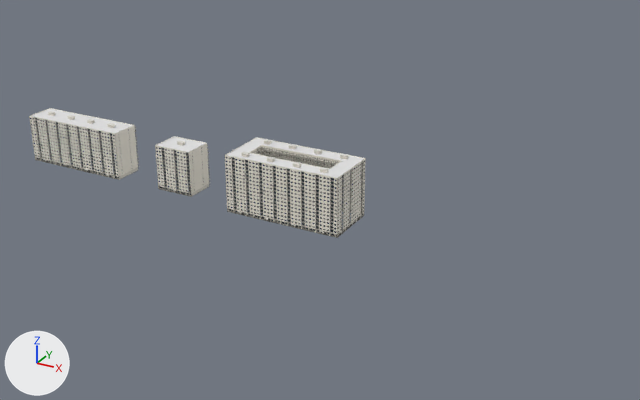
One commit to the Blender file art/midrise-families/slab.blend: the scene before it, then after it.
The view is the same before and after, from a 50 mm lens placed at (696.0, -508.0, 343.0), pointed at (333.0, 152.0, 13.0). Every picture has the same lights, and +X, +Y and +Z are marked at lower left. The picture after the commit comes second.

In view in the first picture: 'courtyard-face', 'courtyard-flank', 'slab-ring'.
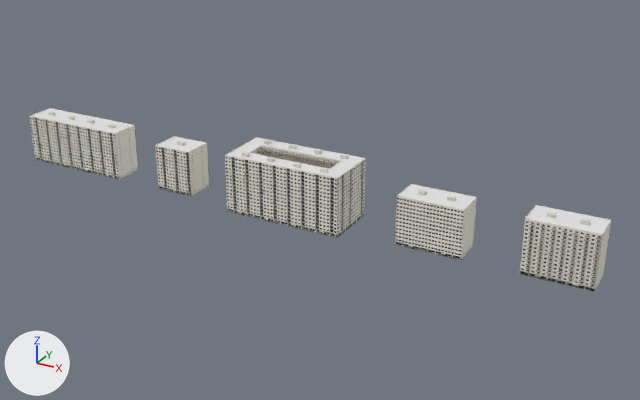
The change, as JSON lines over the scene's bpy script:
```json
{"op": "add", "block": "me_balconies_shops", "code": ["me_balconies_shops = bpy.data.meshes.new('balconies-shops')", "me_balconies_shops.from_pydata(...)  # 15400 vertices, 10298 faces; spans x 532.0..592.0, y 123.8..156.8, z 0.0..52.2", "# faces by material slot: [24, 234, 440, 186, 636, 5748, 3024, 6]", "me_balconies_shops.materials.append(mat_plinth_slab)  # grey #6f6e69", "me_balconies_shops.materials.append(mat_wall_end_slab_concrete_wall_004)  # its picture is missing", "me_balconies_shops.materials.append(mat_glass_slab)  # dark blue #33404a", "me_balconies_shops.materials.append(mat_door_slab)  # dark grey #3a3d3f", "me_balconies_shops.materials.append(mat_spandrel_slab)  # grey #a9a49a", "me_balconies_shops.materials.append(mat_wall_slab_preconcrete_wall_001)  # its picture is missing", "me_balconies_shops.materials.append(mat_trim_slab)  # light grey #deddd6", "me_balconies_shops.materials.append(mat_membrane_slab_bitumen)  # its picture is missing"]}
{"op": "add", "block": "me_windows_no_galleries", "code": ["me_windows_no_galleries = bpy.data.meshes.new('windows-no-galleries')", "me_windows_no_galleries.from_pydata(...)  # 12712 vertices, 8350 faces; spans x 422.0..482.0, y 123.8..156.2, z 0.0..48.7", "# faces by material slot: [24, 324, 588, 4, 12, 4308, 3084, 6]", "me_windows_no_galleries.materials.append(mat_plinth_slab)  # grey #6f6e69", "me_windows_no_galleries.materials.append(mat_wall_end_slab_concrete_wall_004)  # its picture is missing", "me_windows_no_galleries.materials.append(mat_glass_slab)  # dark blue #33404a", "me_windows_no_galleries.materials.append(mat_door_slab)  # dark grey #3a3d3f", "me_windows_no_galleries.materials.append(mat_spandrel_slab)  # grey #a9a49a", "me_windows_no_galleries.materials.append(mat_wall_slab_preconcrete_wall_001)  # its picture is missing", "me_windows_no_galleries.materials.append(mat_trim_slab)  # light grey #deddd6", "me_windows_no_galleries.materials.append(mat_membrane_slab_bitumen)  # its picture is missing"]}
{"op": "add", "block": "ob_balconies_shops", "code": ["ob_balconies_shops = bpy.data.objects.new('balconies-shops', me_balconies_shops)", "ob_balconies_shops.location = (0.0, 0.0, 0.0)"]}
{"op": "add", "block": "ob_windows_no_galleries", "code": ["ob_windows_no_galleries = bpy.data.objects.new('windows-no-galleries', me_windows_no_galleries)", "ob_windows_no_galleries.location = (0.0, 0.0, 0.0)"]}
```

Changed parts and their boxes (x1, y1, x2, y2) in the pictures (640 x 400 px):
```json
{"object": "balconies-shops", "change": "added", "after": [519, 205, 611, 292], "faces in mat_wall_slab_preconcrete_wall_001 (its picture is missing)": [519, 205, 611, 292], "faces in mat_membrane_slab_bitumen (its picture is missing)": [526, 206, 610, 234], "faces in mat_glass_slab (dark blue #33404a)": [520, 221, 601, 290], "faces in mat_spandrel_slab (grey #a9a49a)": [522, 224, 611, 289], "faces in mat_trim_slab (light grey #deddd6)": [523, 205, 610, 289]}
{"object": "windows-no-galleries", "change": "added", "after": [395, 184, 477, 260], "faces in mat_wall_slab_preconcrete_wall_001 (its picture is missing)": [395, 184, 477, 260], "faces in mat_glass_slab (dark blue #33404a)": [396, 198, 465, 259], "faces in mat_membrane_slab_bitumen (its picture is missing)": [398, 185, 475, 210], "faces in mat_trim_slab (light grey #deddd6)": [396, 184, 477, 255], "faces in mat_wall_end_slab_concrete_wall_004 (its picture is missing)": [398, 191, 473, 259]}
```
